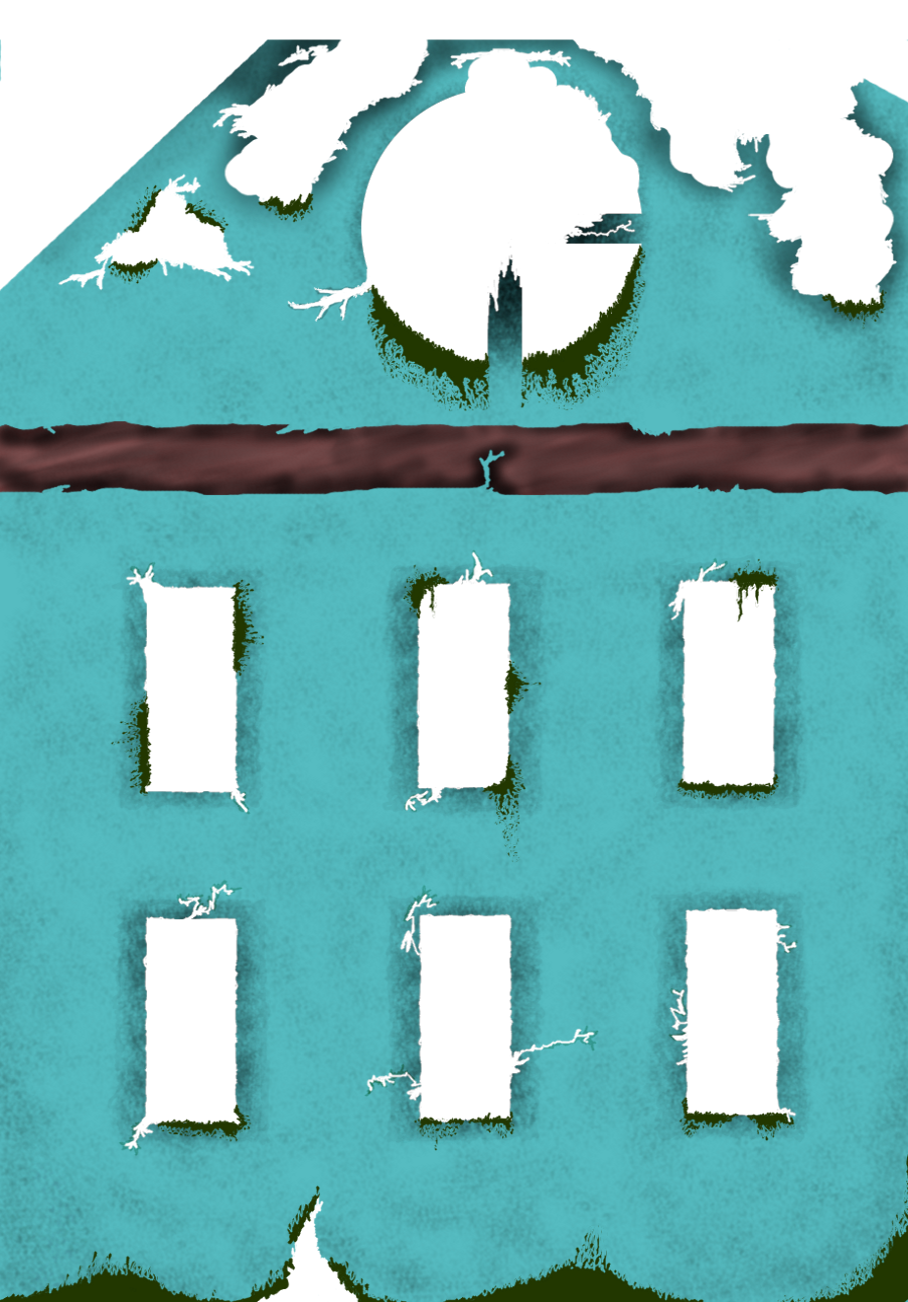
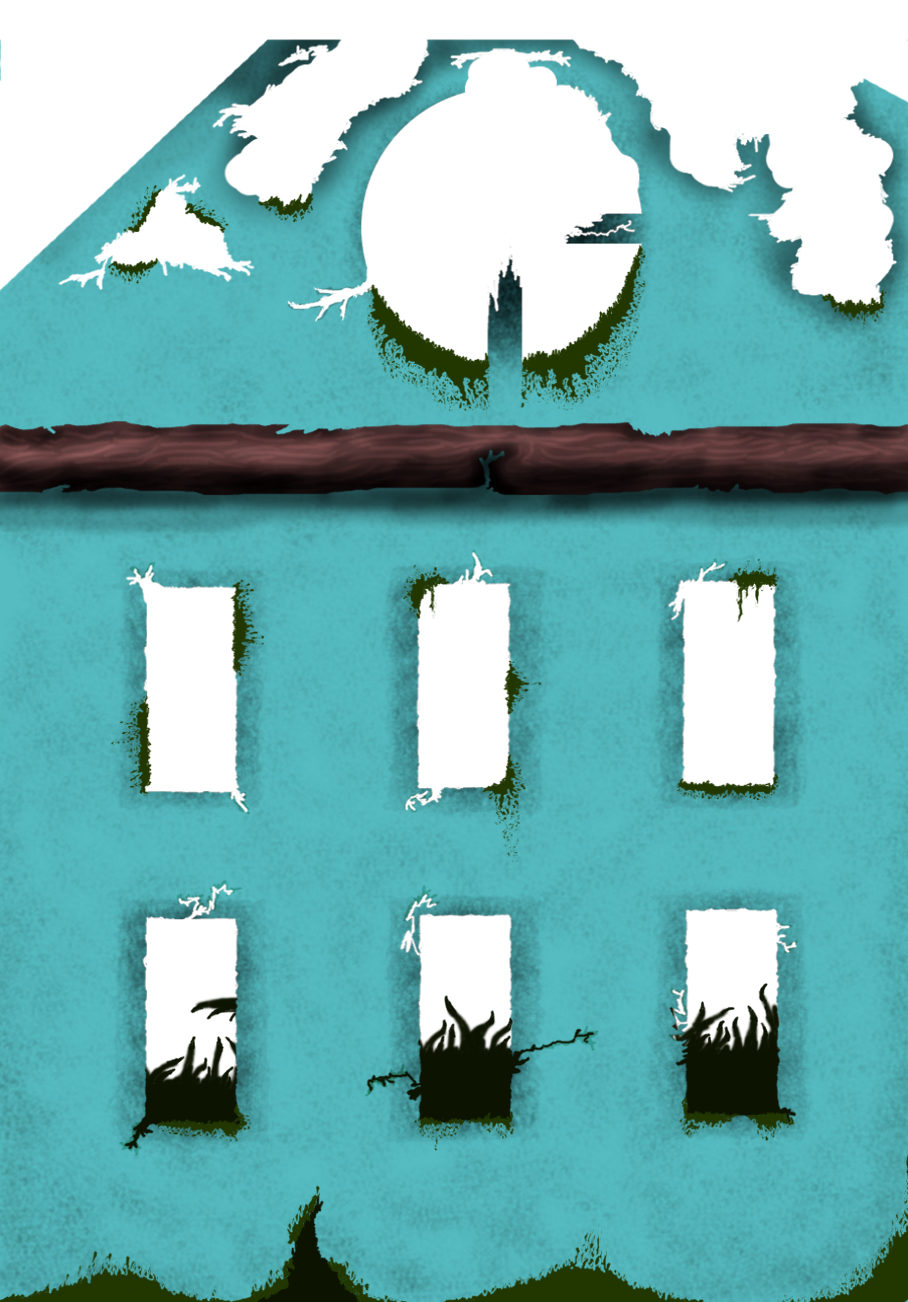
Layered file, before and after one edit (908x1302). Changes by layer:
painted on "Log" over [left=0, top=424, right=908, bottom=496]
painted on "MainStructure" over [left=0, top=437, right=908, bottom=538]
added layer "Bushes" above "Arrière-plan" over [left=123, top=983, right=797, bottom=1302]
